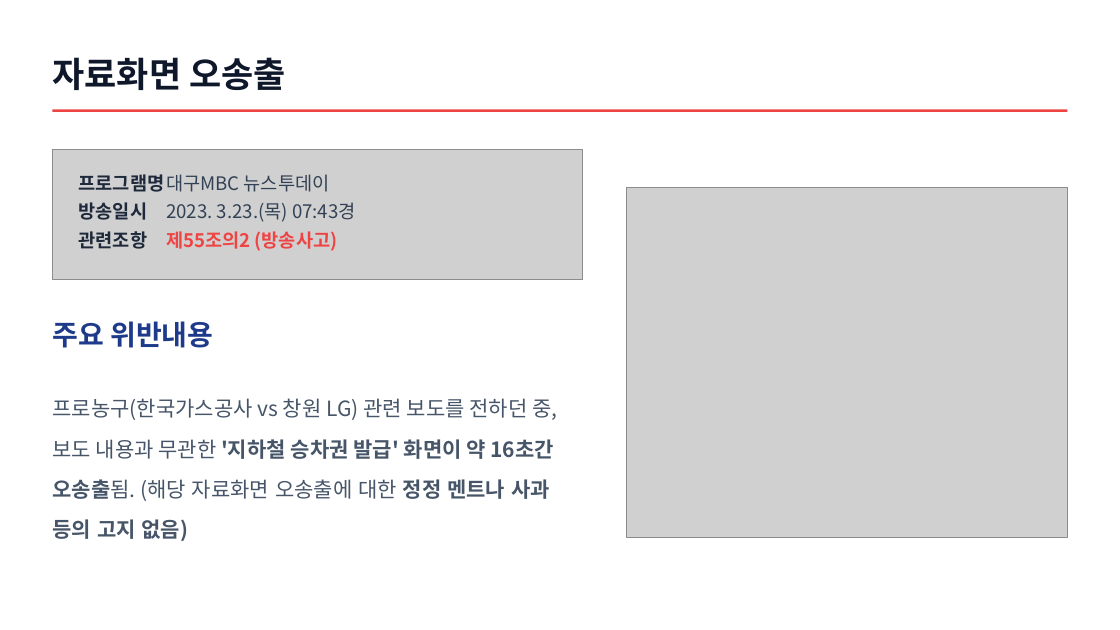
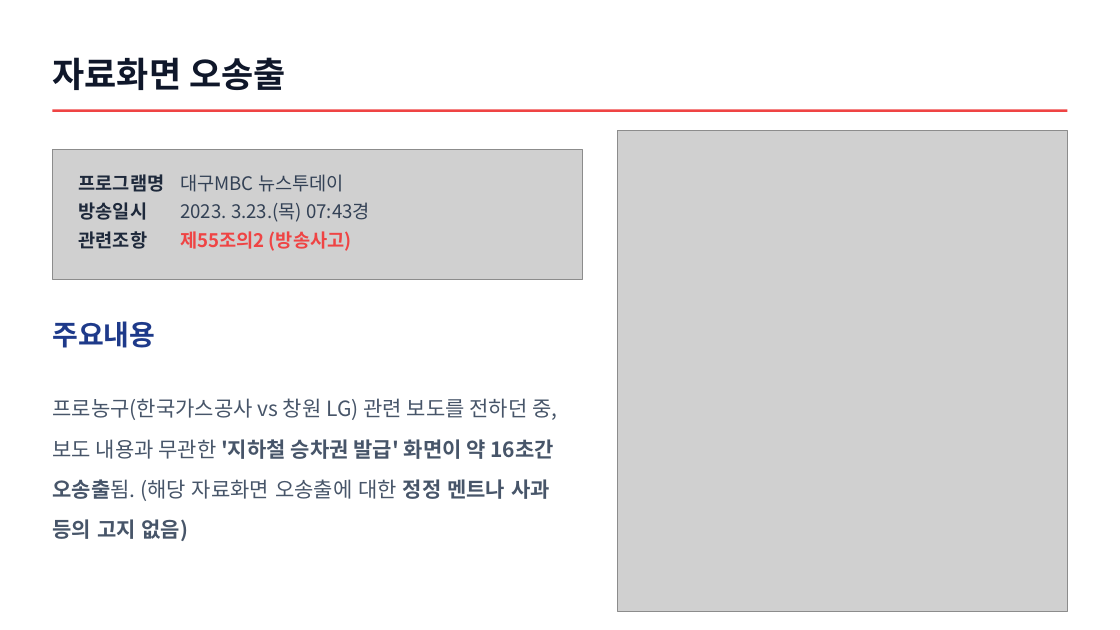
Before and after one commit to gentle43-kart/ai-vault, a slide deck: slide 3 of 4 스킬, 프로젝트/broadcast-review-ppt/자체심의PPT_도구/MBC_자체심의_템플릿_경량.pptx. Drawn at 1120x630 pixels with LibreOffice and Linux fonts; fonts in the diff are those of the drawing; grey boxes stand for pictures; background and template pictures are left out. Boxes give left, top, right and bottom in pixels: in the first picture for what was removed or moved away, otherwise in the second. Text is boxed around its words. In the diff, an @@ line names an element or a change of style, - is before the commit and + after.

```diff
--- a/4 스킬, 프로젝트/broadcast-review-ppt/자체심의PPT_도구/MBC_자체심의_템플릿_경량.pptx
+++ b/4 스킬, 프로젝트/broadcast-review-ppt/자체심의PPT_도구/MBC_자체심의_템플릿_경량.pptx
@@ picture: place and size @@
-picture at <box>626,187,1068,538</box>
+picture at <box>618,131,1068,612</box>
@@ 3 texts: place and size @@
-3 texts at <box>166,174,356,251</box>
+3 texts at <box>180,174,370,251</box>
@@ text at <box>52,321,155,348</box>: text changed @@
-주요 위반내용
+주요내용
```
Also in this commit, not shown: 1 other slide changed, 3 other files.
